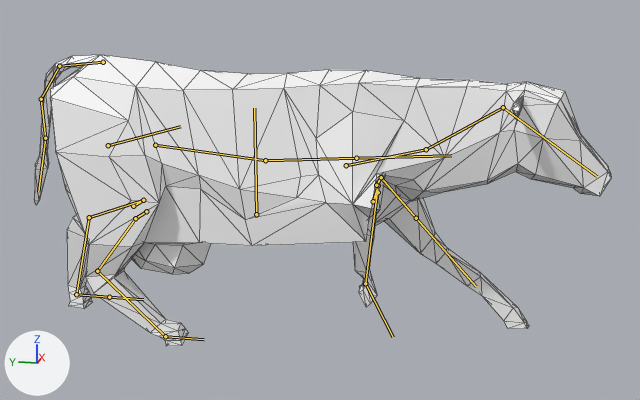
Before and after pictures for a commit that changed the glTF model assets/rig-a-jig/Cow_skinned.glb.
Both versions are drawn from a camera (50 mm lens) standing at (-14.0, -3.8, 5.88) and looking at (0.11, -0.98, 2.36). Arrows for +X, +Y and +Z are at lower left; the lights stay in place. The picture after the commit comes second. Both versions are drawn at frame 18 of the action 'Run'; the numbers are the values there. The bones that change, and the others that lie on the model, are drawn over the model as lines. Mesh edges are drawn as thin lines.

Objects in the first picture: 'Cow'.
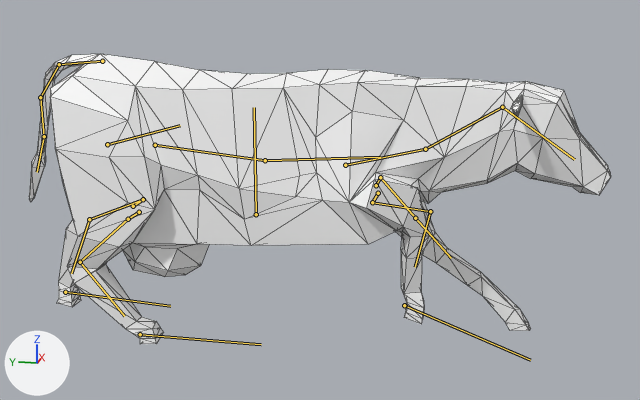
Where the change shows, as pixel boxes [x1, y1, x2, y2] in the pictures (640 x 400 px):
'Cow', posed
    before: [34, 55, 611, 346]
    after: [29, 54, 611, 344]
bone 'FrontFoot.R', root to tip
    before: (365, 283) to (393, 337)
    after: (404, 305) to (530, 360)
bone 'FrontLeg.R', root to tip
    before: (378, 192) to (373, 201)
    after: (378, 193) to (372, 202)
bone 'FrontUpLeg.R', root to tip
    before: (373, 201) to (378, 185)
    after: (372, 202) to (430, 211)
bone 'FrontLowLeg.R', root to tip
    before: (378, 185) to (365, 283)
    after: (430, 211) to (415, 267)
bone 'BackLeg.R', root to tip
    before: (146, 211) to (135, 218)
    after: (139, 212) to (128, 219)
bone 'BackLowLeg.R', root to tip
    before: (97, 271) to (165, 336)
    after: (80, 262) to (124, 316)
bone 'BackLeg.L', root to tip
    before: (133, 206) to (143, 200)
    after: (133, 206) to (143, 199)
bone 'BackLowLeg.L', root to tip
    before: (89, 217) to (76, 294)
    after: (89, 219) to (71, 273)
bone 'Tail3', root to tip
    before: (41, 99) to (45, 138)
    after: (40, 97) to (44, 136)
bone 'Tail4', root to tip
    before: (45, 138) to (38, 192)
    after: (44, 136) to (37, 172)
bone 'BackFoot.R', root to tip
    before: (165, 336) to (204, 339)
    after: (140, 334) to (261, 344)
bone 'BackFoot.L', root to tip
    before: (76, 294) to (109, 297)
    after: (65, 292) to (170, 306)

The edits, one by one:
Bone 'FrontFoot.R' (bone_frontfoot_r) moves from (0.35, -0.06, -1.08) to (0.1, 0.59, -0.84).
Bone 'FrontFoot.R' (bone_frontfoot_r) turns from (62, 0, 0) to (21, 0, 0) degrees about its own x, y and z.
Bone 'FrontLeg.R' (bone_frontleg_r) moves from (0.34, 0.21, 0.25) to (0.32, 0.21, 0.26).
Bone 'FrontLeg.R' (bone_frontleg_r) turns from (0, 67, 0) to (0, 62, 0) degrees about its own x, y and z.
Bone 'FrontUpLeg.R' (bone_frontupleg_r) turns from (0, 0, -93) to (0, 0, -21) degrees about its own x, y and z.
Bone 'FrontLowLeg.R' (bone_frontlowleg_r) turns from (84, 0, 0) to (70, 0, 0) degrees about its own x, y and z.
Bone 'BackLeg.R' (bone_backleg_r) moves from (-0.31, 0.0, 0.35) to (-0.33, 0.0, 0.22).
Bone 'BackLeg.R' (bone_backleg_r) turns from (0, -4, 0) to (0, -16, 0) degrees about its own x, y and z.
Bone 'BackLowLeg.R' (bone_backlowleg_r) turns from (-43, 0, 0) to (-46, 0, 0) degrees about its own x, y and z.
Bone 'BackLeg.L' (bone_backleg_l) turns from (0, 37, 0) to (0, 35, 0) degrees about its own x, y and z.
Bone 'BackLowLeg.L' (bone_backlowleg_l) turns from (-15, 0, 0) to (-4, 0, 0) degrees about its own x, y and z.
Bone 'Tail3' (bone_tail3) turns from (18, -1, 0) to (16, -1, 0) degrees about its own x, y and z.
Bone 'Tail4' (bone_tail4) turns from (-10, 0, 1) to (-12, 0, 1) degrees about its own x, y and z.
Bone 'BackFoot.R' (bone_backfoot_r) moves from (0.0, 1.14, 0.0) to (0.0, 0.68, 0.0).
Bone 'BackFoot.L' (bone_backfoot_l) moves from (0.0, -1.27, 0.0) to (0.0, -1.5, -0.04).
Bone 'BackFoot.L' (bone_backfoot_l) turns from (0, 0, 0) to (4, 0, 0) degrees about its own x, y and z.
